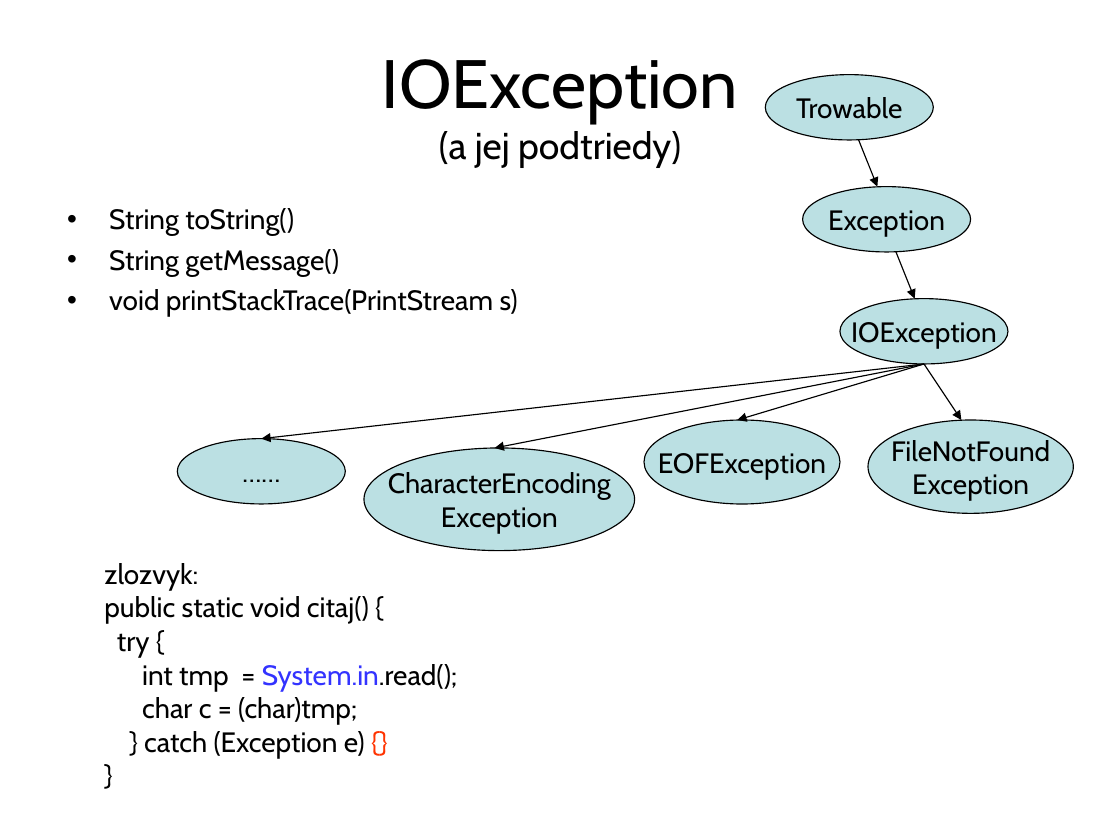
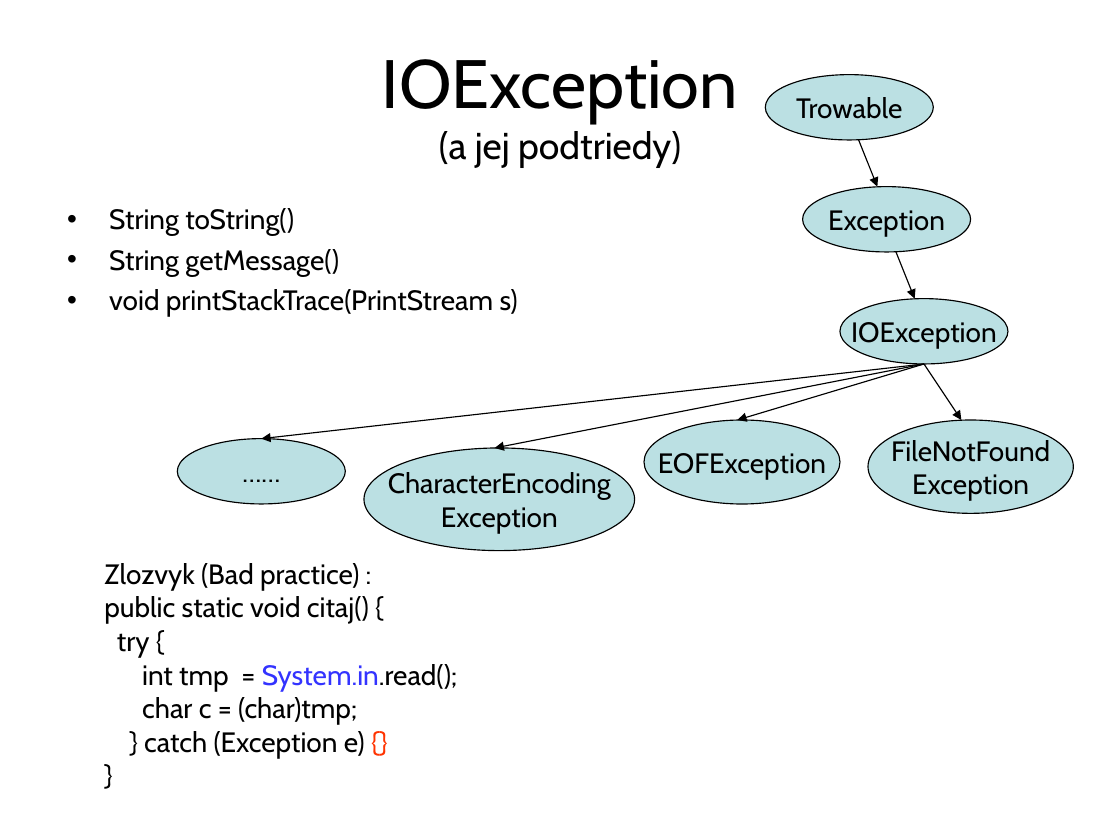
Before and after one commit to Programovanie4/Prednasky, a slide deck: slide 14 of 07/07_java.ppt. Drawn at 1120x840 pixels with LibreOffice and Linux fonts; fonts in the diff are those of the drawing. Boxes give left, top, right and bottom in pixels: in the first picture for what was removed or moved away, otherwise in the second. Text is boxed around its words. In the diff, an @@ line names an element or a change of style, - is before the commit and + after.

```diff
--- a/07/07_java.ppt
+++ b/07/07_java.ppt
@@ text at <box>104,563,359,590</box>: text changed @@
-zlozvyk:
+Zlozvyk (Bad practice) :
```
Also in this commit, not shown: 19 other slides changed, 3 slides added, 1 other file.
